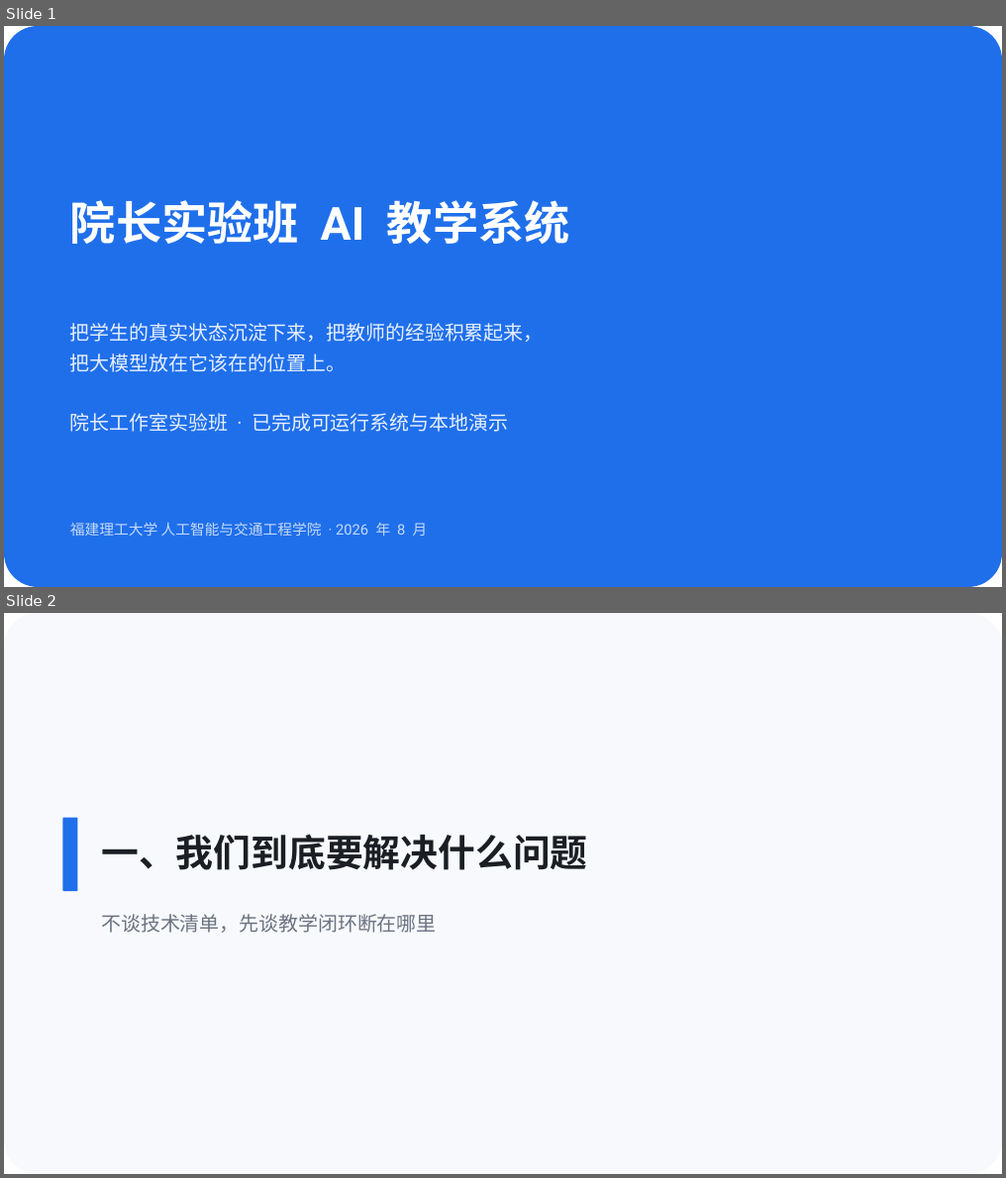
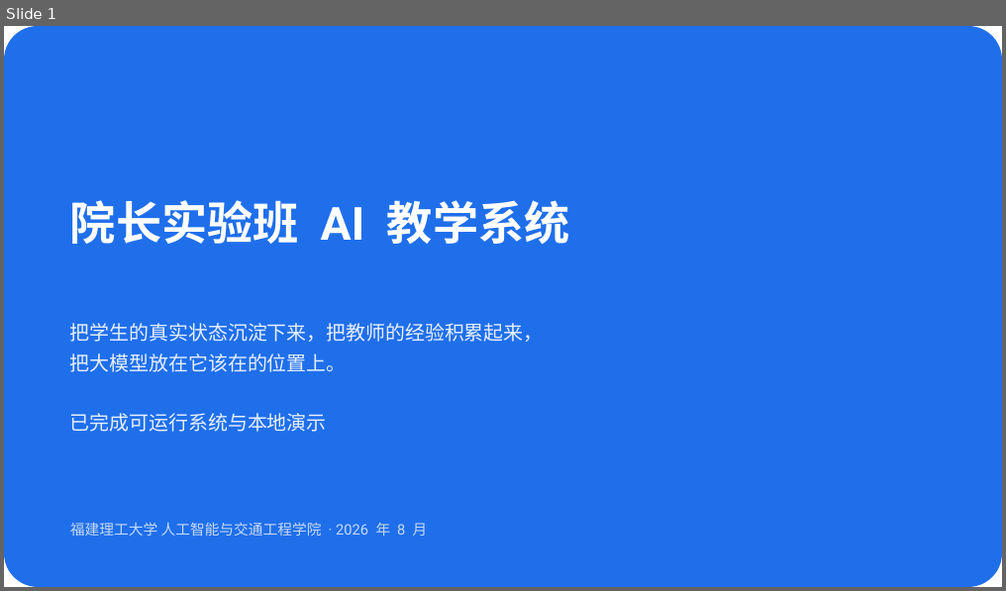
Before and after one commit to codesoldier99/AI_EDU, a slide deck: docs/slides/院长实验班AI教学系统_汇报.pptx. Shown one above the other, each under a label of ours: slides 1 and 2 before the commit, slide 1 after it. The pictures are 1006x1178 and 1006x591 pixels, drawn with LibreOffice and Linux fonts; fonts in the diff are those of the drawing. Boxes give left, top, right and bottom in pixels: in the first picture for what was removed or moved away, otherwise in the second. Text is boxed around its words. In the diff, an @@ line names an element or a change of style, - is before the commit and + after.

```diff
--- a/docs/slides/院长实验班AI教学系统_汇报.pptx
+++ b/docs/slides/院长实验班AI教学系统_汇报.pptx
@@ slide 2 removed at [4, 613, 1002, 1174], background #FFFFFF @@
@@ rounded rectangle removed at [4, 613, 1002, 1174] @@
@@ rounded rectangle removed at [63, 817, 78, 891] @@
@@ text removed at [101, 834, 587, 870] @@
-一、我们到底要解决什么问题
@@ text removed at [101, 914, 436, 933] @@
-不谈技术清单，先谈教学闭环断在哪里
@@ slide 1 changed as well @@
@@ text at [70, 413, 327, 432]: text changed @@
-院长工作室实验班 · 已完成可运行系统与本地演示
+已完成可运行系统与本地演示
```
Also in this commit, not shown: 10 other slides changed, 1 slide added, 23 other slides removed, 8 other files.
